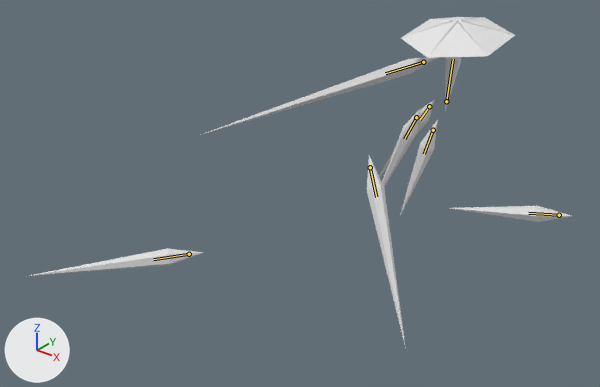
The glTF model glb_imports/ClarityDressShardsMaster.glb as it was, and as the next commit left it.
Before and after are seen from a 50 mm lens placed at (48.2, -90.2, 40.1), pointed at (-5.9, -22.6, -1.8). Arrows for +X, +Y and +Z are at lower left; the lights stay in place. The picture after the commit comes second. Both versions are drawn at frame 79 of the action 'SingleShardSequence1'; the numbers are the values there. The bones that change, and the others that lie on the model, are drawn over the model as lines.

The first picture shows 'Arm', 'BackLeft', 'BackRight', 'Center', 'FrontLeft', 'FrontRight', 'Hat', 'MiddleLeft', 'MiddleRight'.
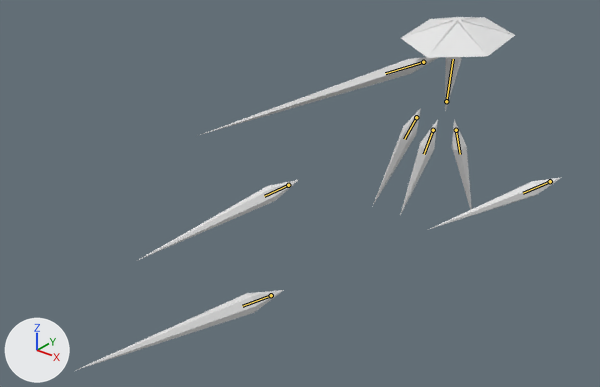
The change in detail:
Bone 'Middle.L' (bone_middle_l) moves from (16.57, 3.77, 35.13) to (-7.43, 9.38, -4.49).
Bone 'Middle.L' (bone_middle_l) turns from (64, 22, -67) to (56, 11, -65) degrees about its own x, y and z.
Bone 'Front.L' (bone_front_l) moves from (-13.04, 11.06, -3.62) to (-0.38, 0.53, -1.78).
Bone 'Front.L' (bone_front_l) turns from (146, 1, 83) to (-33, -32, 11) degrees about its own x, y and z.
Bone 'Back.L' (bone_back_l) moves from (0.51, -5.79, 19.97) to (0.66, -4.81, 40.43).
Bone 'Back.L' (bone_back_l) turns from (37, 28, 37) to (81, -23, 144) degrees about its own x, y and z.
Bone 'Back.R' (bone_back_r) moves from (1.7, -0.77, 1.33) to (6.46, 0.0, 23.56).
Bone 'Back.R' (bone_back_r) turns from (-2, -40, -19) to (76, -10, -121) degrees about its own x, y and z.

What differs and where, as boxes [x1, y1, x2, y2] in the pictures (600 x 387 px):
'BackLeft', posed (420% wider, 58% shorter): before [367, 156, 406, 349]; after [77, 290, 284, 370]
'MiddleLeft', posed (26% narrower, 86% taller): before [29, 249, 204, 276]; after [430, 178, 560, 229]
'BackRight', posed (186% wider): before [379, 100, 434, 177]; after [139, 180, 298, 260]
'FrontLeft', posed: before [450, 206, 571, 222]; after [452, 120, 472, 210]
bone 'Middle.L', root to tip: before (189, 254) to (153, 259); after (550, 181) to (523, 193)
bone 'Front.L', root to tip: before (559, 215) to (528, 213); after (456, 130) to (460, 154)
bone 'Back.L', root to tip: before (370, 167) to (376, 197); after (271, 295) to (242, 306)
bone 'Back.R', root to tip: before (429, 106) to (420, 119); after (288, 185) to (264, 196)
